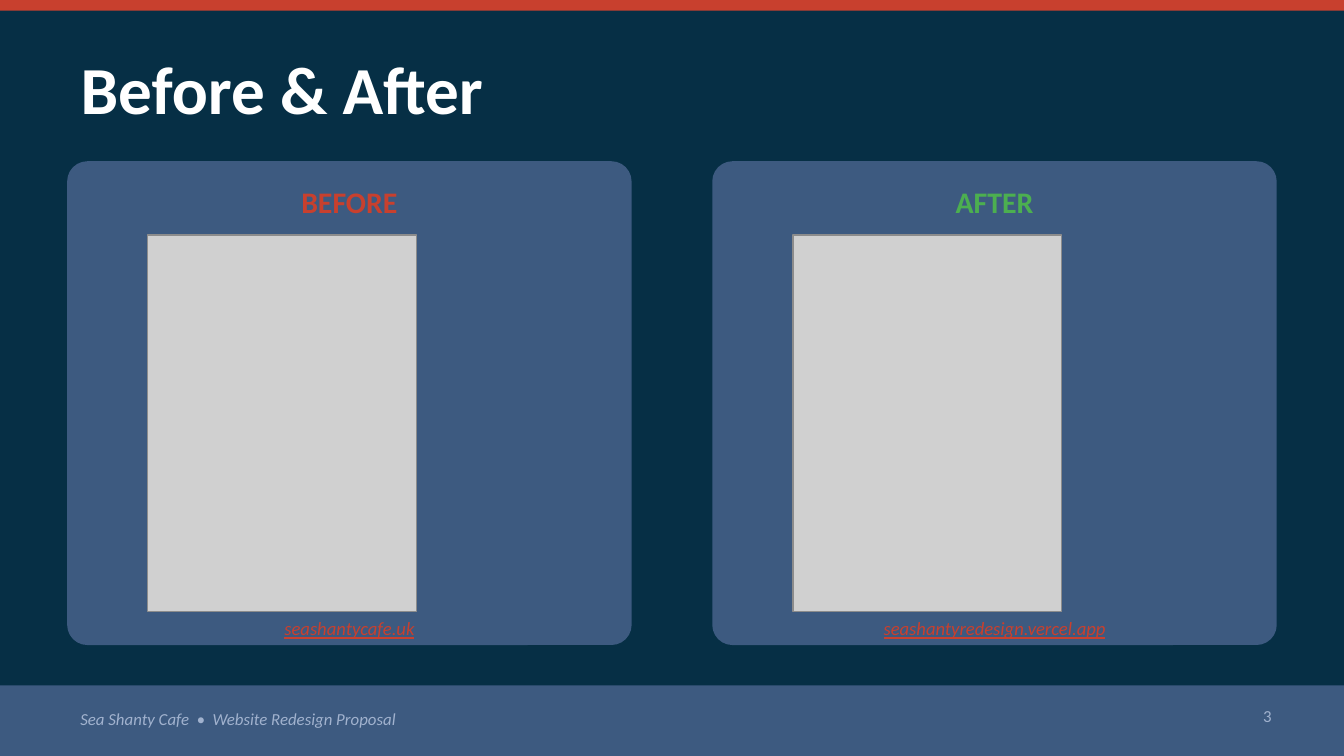
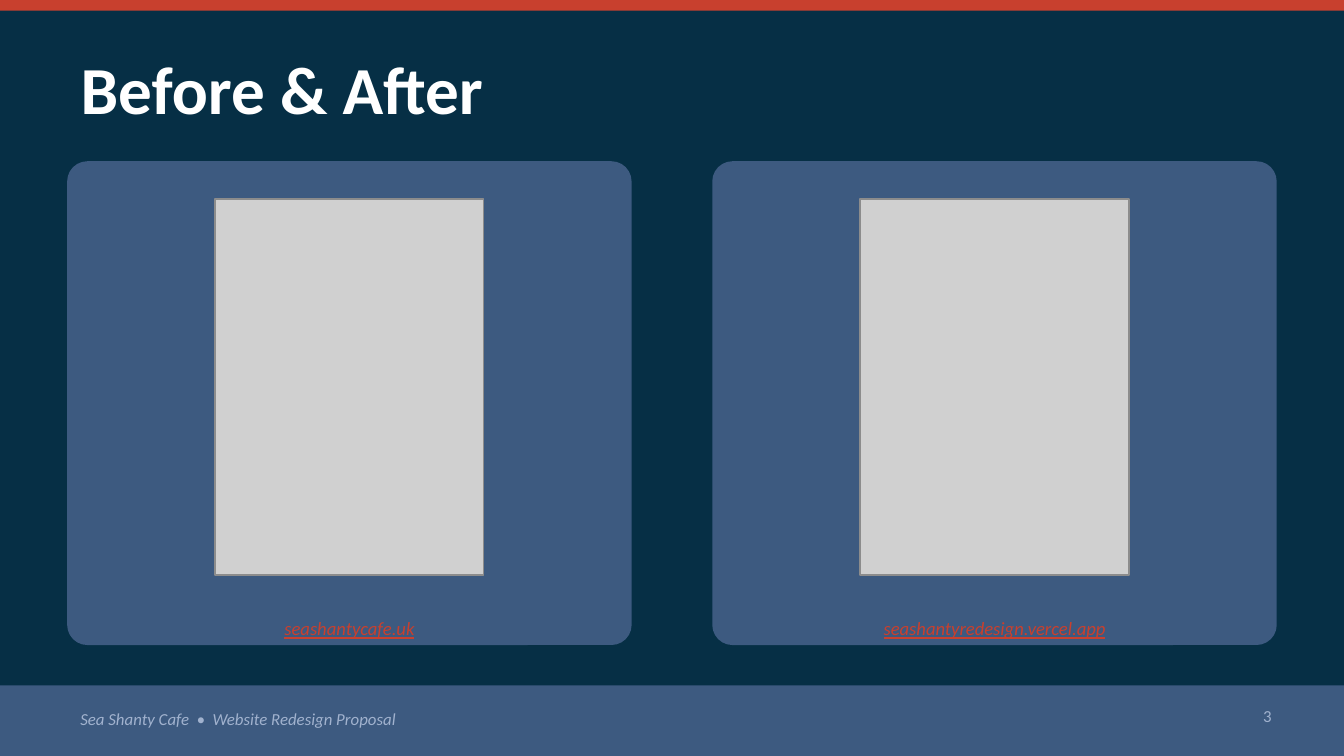
Before and after one commit to maxwalsh0-ctrl/seashantyredesign, a slide deck: slide 3 of SeaShanty_Redesign_Pitch.pptx. Drawn at 1344x756 pixels with LibreOffice and Linux fonts; fonts in the diff are those of the drawing; grey boxes stand for pictures. Boxes give left, top, right and bottom in pixels: in the first picture for what was removed or moved away, otherwise in the second. Text is boxed around its words. In the diff, an @@ line names an element or a change of style, - is before the commit and + after.

```diff
--- a/SeaShanty_Redesign_Pitch.pptx
+++ b/SeaShanty_Redesign_Pitch.pptx
@@ picture: place and size @@
-picture at (148, 235, 417, 612)
+picture at (215, 199, 484, 575)
@@ text removed at (301, 193, 397, 213) @@
-BEFORE
@@ picture: place and size @@
-picture at (793, 235, 1062, 612)
+picture at (860, 199, 1129, 575)
@@ text removed at (956, 194, 1034, 213) @@
-AFTER
```
